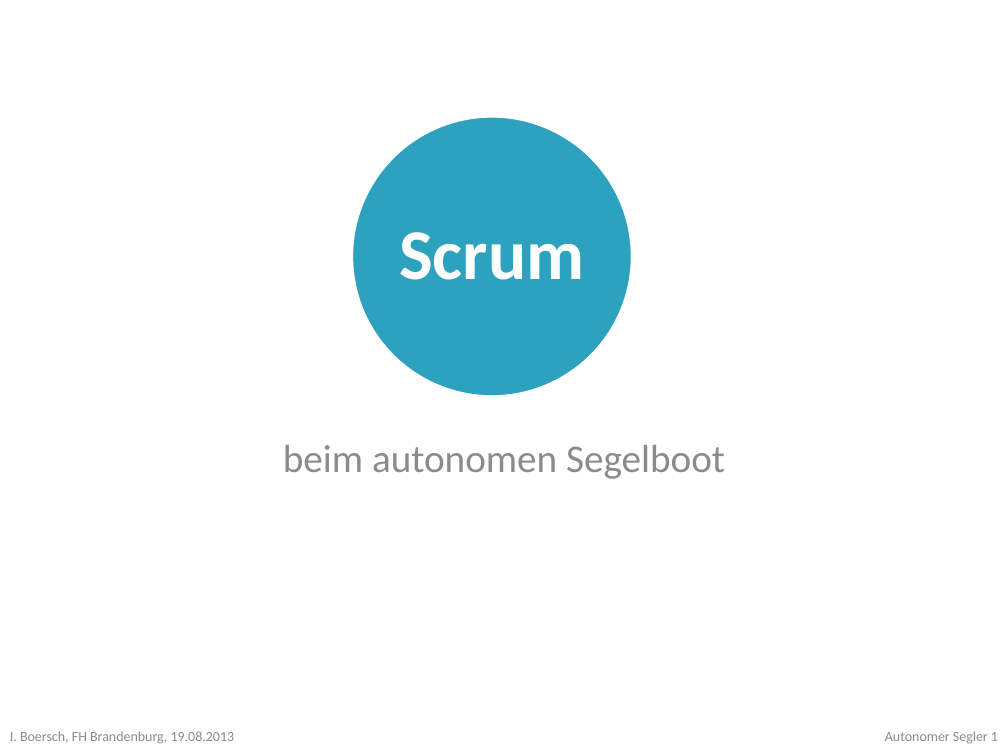
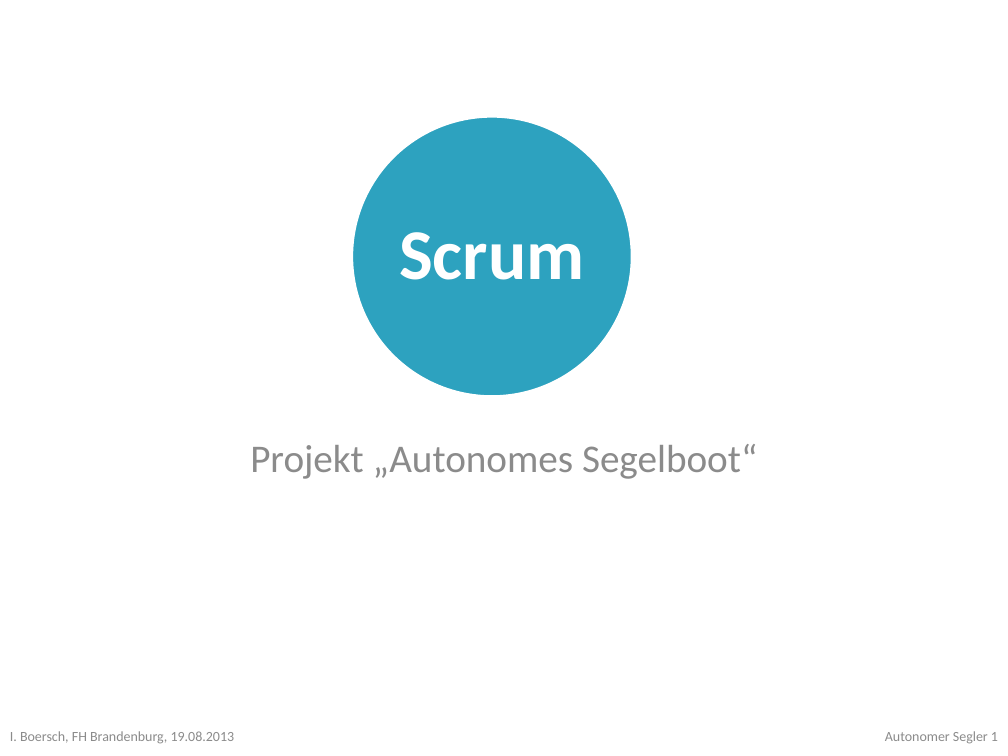
Before and after one commit to Iboe/PMSairo, a slide deck: slide 1 of Scrum.pptx. Drawn at 1008x756 pixels with LibreOffice and Linux fonts; fonts in the diff are those of the drawing; background and template pictures are left out. Boxes give left, top, right and bottom in pixels: in the first picture for what was removed or moved away, otherwise in the second. Text is boxed around its words. In the diff, an @@ line names an element or a change of style, - is before the commit and + after.

```diff
--- a/Scrum.pptx
+++ b/Scrum.pptx
@@ subtitle at [250,444,757,479]: text changed @@
-beim autonomen Segelboot
+Projekt „Autonomes Segelboot“
```
Also in this commit, not shown: 1 other slide changed.
